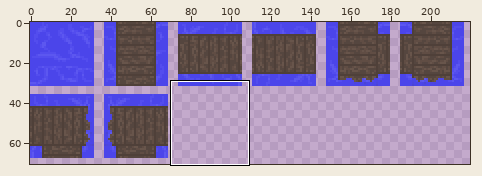
One commit to this sprite sheet: Assets/Labyrintti/Textures/Tile_sprite.png. The first picture is a wide view before the edit; the outline marks the close-up.
Close-up. The starting point:
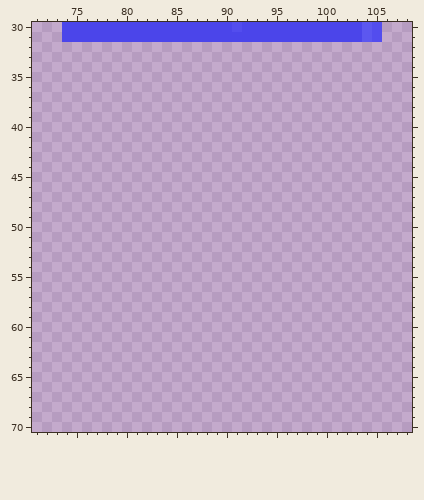
The file is 220x71 pixels. Colours within 5 levels of each other are drawn and written as one. Shown: x 71..108, y 30..70.
After the commit:
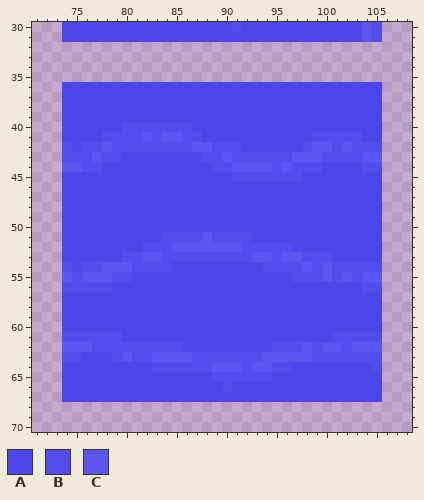
Palette (. is transparent): A #4b45ea  B #534dee  C #5c57f0
The exact change:
Colour A now appears in rows 36 to 39 at x 74 to 105; in row 40 at x 74 to 79 and 87 to 105; in row 41 at x 74 to 77, 88 to 98 and 104 to 105; in row 42 at x 75 and 92 to 97; in row 43 at x 80 to 87; in row 44 at x 78 to 88 and 100 to 103.
Colour A now appears in row 45 at x 74 to 90 and 98 to 105; in rows 46 to 50 at x 74 to 105; in row 51 at x 74 to 83 and 93 to 105; in row 52 at x 74 to 81 and 97 to 105; in row 53 at x 74 to 79 and 101 to 105; in row 54 at x 75 and 85 to 93.
Colour A now appears in row 55 at x 81 to 96; in row 56 at x 79 to 103; in rows 57 to 60 at x 74 to 105; in row 61 at x 80 to 100; in row 62 at x 86 to 94; in row 63 at x 76 to 78.
Colour A now appears in row 64 at x 74 to 82 and 97 to 104; in row 65 at x 74 to 88 and 95 to 105; in row 66 at x 74 to 89 and 91 to 105; in row 67 at x 74 to 105.
Colour B now appears in row 40 at x 80 to 86; in row 41 at x 78 to 81, 83, 86 to 87 and 99 to 103; in row 42 at x 74, 76 to 77, 79 to 86, 89 to 91, 98, 101 and 103 to 105; in row 43 at x 74 to 76, 78 to 79, 88 to 89, 91 to 96 and 100 to 103; in row 44 at x 76 to 77, 89 to 90, 95, 97 to 99 and 104 to 105; in row 45 at x 91 to 97.
Colour B now appears in row 51 at x 84 to 87 and 89 to 92; in row 52 at x 82 to 84 and 92 to 96; in row 53 at x 80 to 81, 84 to 92, 95 and 98 to 100; in row 54 at x 74, 76 to 77, 81 to 84, 94 to 97, 99 and 101 to 105; in row 55 at x 75, 79 to 80, 97 to 99, 101 and 103; in row 56 at x 74 to 78 and 104 to 105.
Colour B now appears in row 61 at x 74 to 79 and 101 to 105; in row 62 at x 77 to 85, 95 to 97, 99 and 102; in row 63 at x 74 to 75, 79, 81 to 82, 87 to 93 and 99 to 105; in row 64 at x 83 to 88, 92, 95 to 96 and 105; in row 65 at x 89 to 94; in row 66 at x 90.
Colour C now appears in row 41 at x 82 and 84 to 85; in row 42 at x 78, 87 to 88, 99 to 100 and 102; in row 43 at x 77, 90, 97 to 99 and 104 to 105; in row 44 at x 74 to 75, 91 to 94 and 96; in row 51 at x 88; in row 52 at x 85 to 91.
Colour C now appears in row 53 at x 82 to 83, 93 to 94 and 96 to 97; in row 54 at x 78 to 80, 98 and 100; in row 55 at x 74, 76 to 78, 100, 102 and 104 to 105; in row 62 at x 74 to 76, 98, 100 to 101 and 103 to 105; in row 63 at x 80, 83 to 86 and 94 to 98; in row 64 at x 89 to 91 and 93 to 94.
